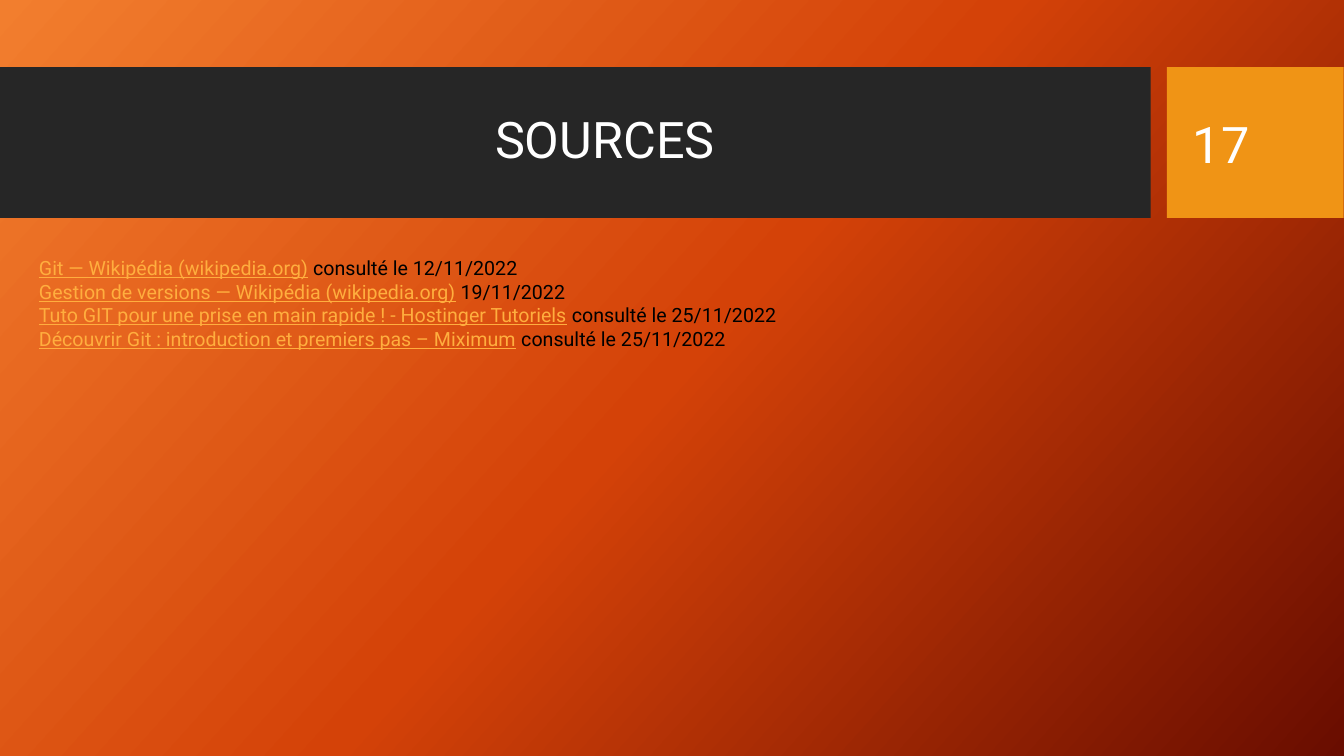
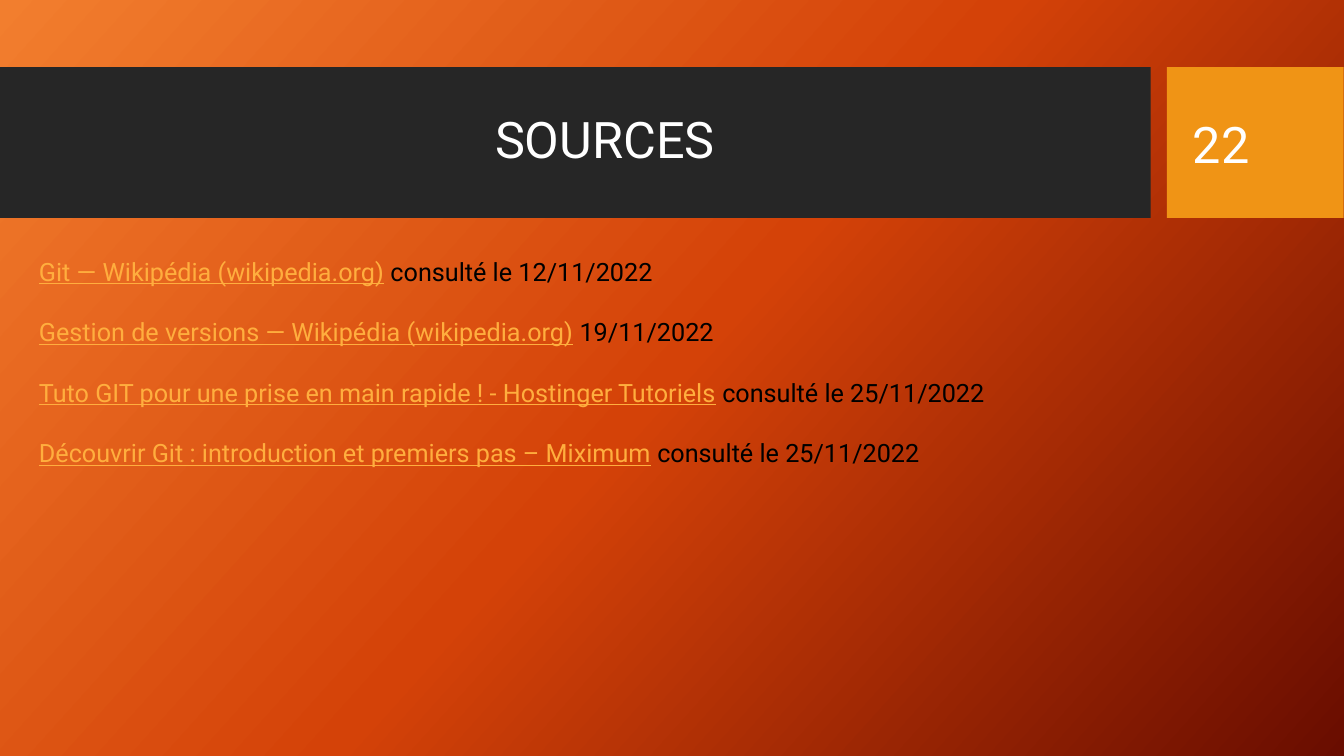
Before and after one commit to Math-Alex83/Expos-_git_cda_2210, a slide deck: slide 22 of Présentation_Git_CDA_2210.pptx (slide 17 before the commit). Drawn at 1344x756 pixels with LibreOffice and Linux fonts; fonts in the diff are those of the drawing; background and template pictures are left out. Boxes give left, top, right and bottom in pixels: in the first picture for what was removed or moved away, otherwise in the second. Text is boxed around its words. In the diff, an @@ line names an element or a change of style, - is before the commit and + after.

```diff
--- a/Présentation_Git_CDA_2210.pptx
+++ b/Présentation_Git_CDA_2210.pptx
@@ page number at [1193, 126, 1250, 163]: text changed @@
-17
+22
@@ text "Git — Wikipédia (wikipedia.org) consulté ..." at [39, 261, 984, 467]: size 14 to 18 pt @@
```
Also in this commit, not shown: 2 other slides changed, 6 slides added, 1 slide removed, 6 other files.
